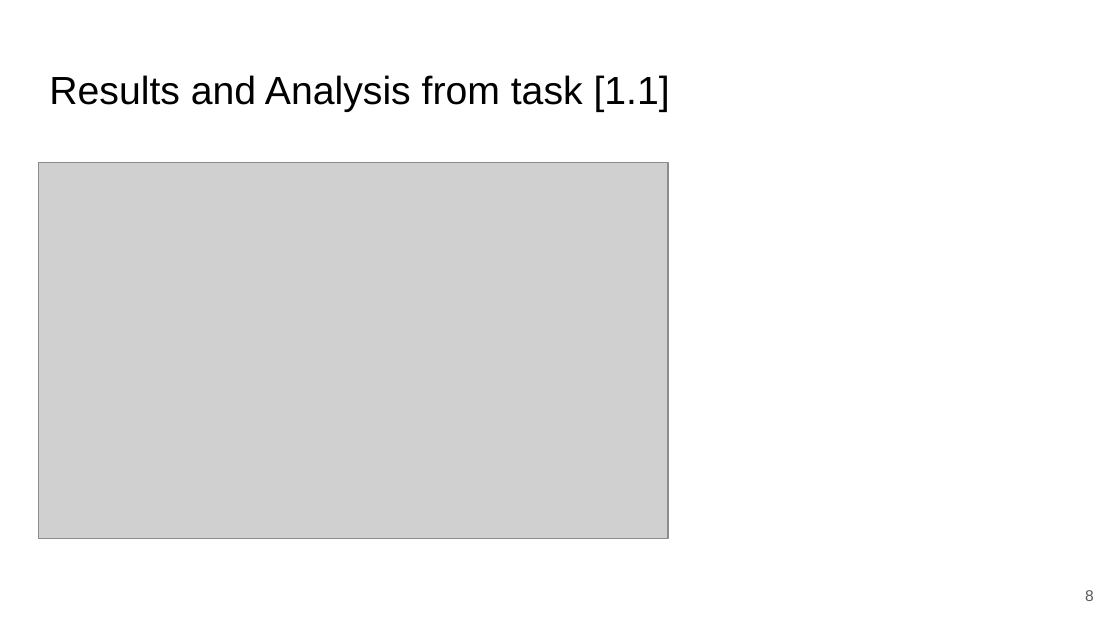
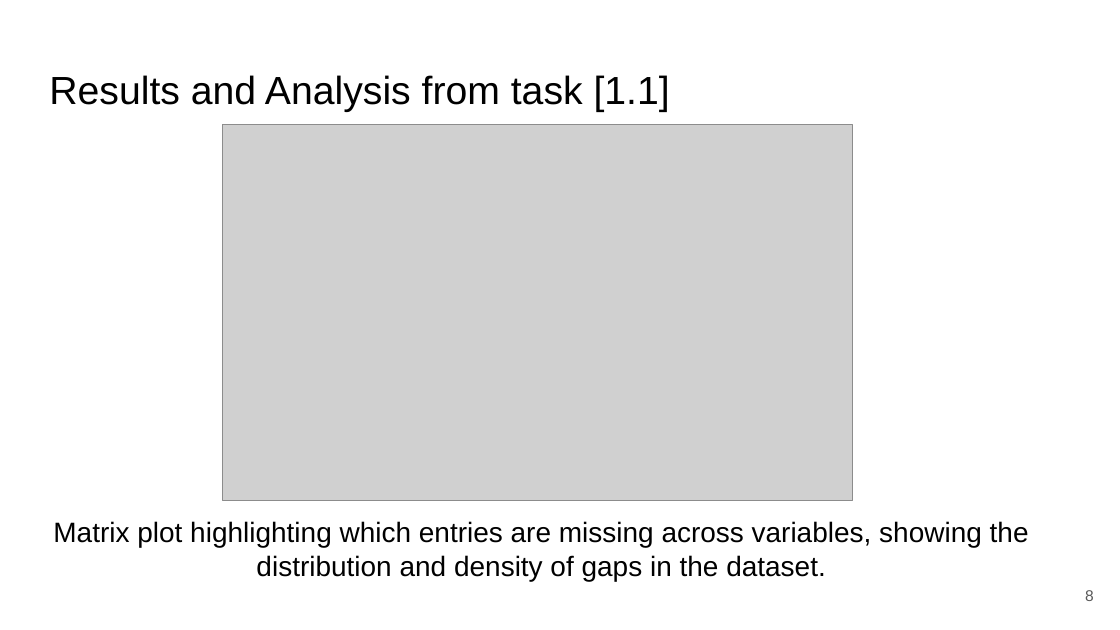
Before and after one commit to zepedrocosta/AA-Projeto2, a slide deck: slide 8 of Slides.pptx. Drawn at 1120x630 pixels with LibreOffice and Linux fonts; fonts in the diff are those of the drawing; grey boxes stand for pictures. Boxes give left, top, right and bottom in pixels: in the first picture for what was removed or moved away, otherwise in the second. Text is boxed around its words. In the diff, an @@ line names an element or a change of style, - is before the commit and + after.

Commit message:
plots and results for task 1

```diff
--- a/Slides.pptx
+++ b/Slides.pptx
@@ picture: place and size @@
-picture at [38,162,668,539]
+picture at [223,124,852,501]
@@ text added at [53,521,1029,581], 18 pt, text #000000 @@
+Matrix plot highlighting which entries are missing across variables, showing the distribution and density of gaps in the dataset.
```
Also in this commit, not shown: 5 other slides changed.
